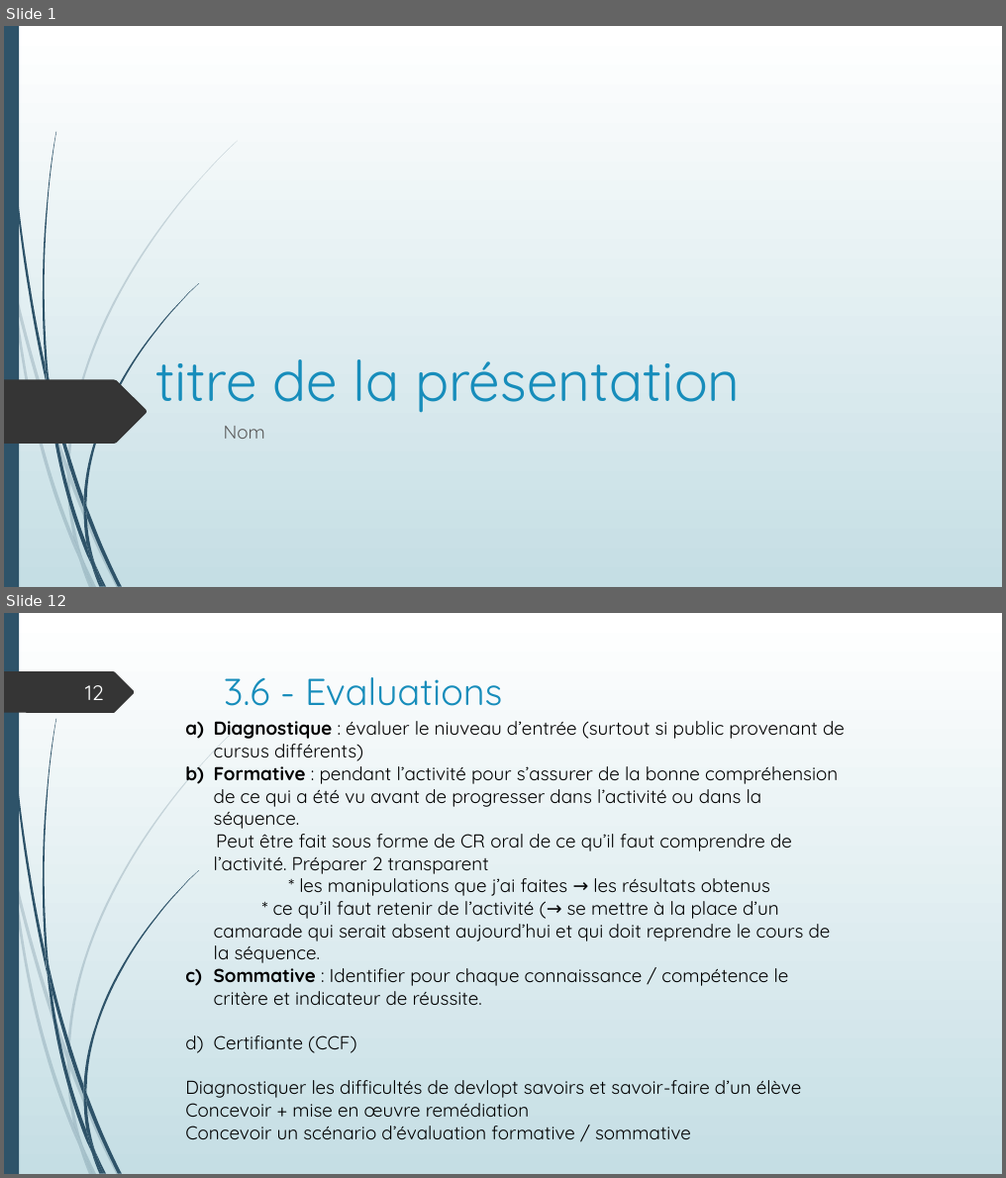
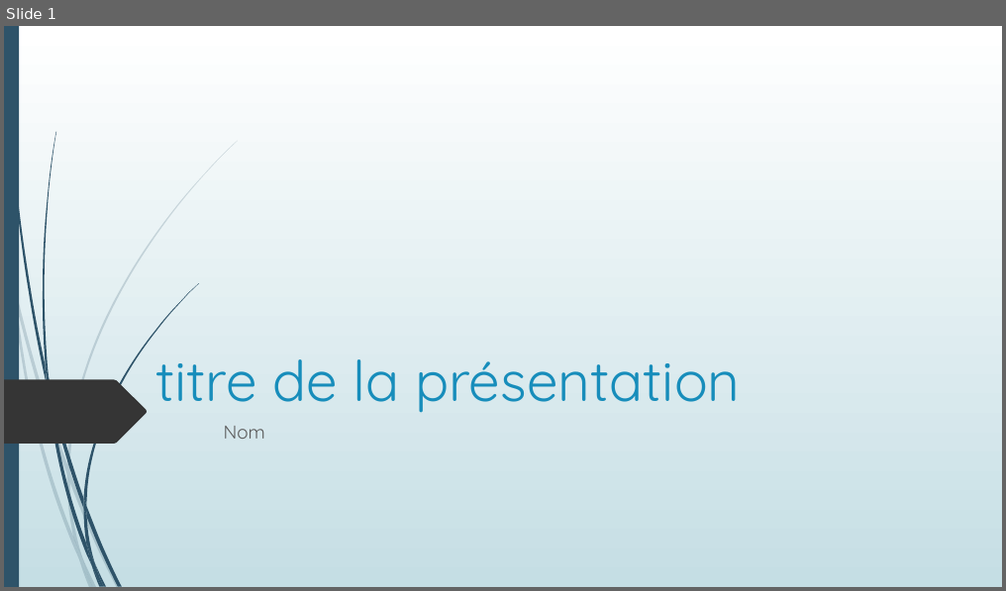
Before and after one commit to SdeuxiModeles/Modeles, a slide deck: N1.pptx. Shown one above the other, each under a label of ours: slides 1 and 12 before the commit, slide 1 after it; the slides between them are not shown. The pictures are 1006x1178 and 1006x591 pixels, drawn with LibreOffice and Linux fonts; fonts in the diff are those of the drawing. Boxes give left, top, right and bottom in pixels: in the first picture for what was removed or moved away, otherwise in the second. Text is boxed around its words. In the diff, an @@ line names an element or a change of style, - is before the commit and + after.

```diff
--- a/N1.pptx
+++ b/N1.pptx
@@ slide 12 removed at (4, 613, 1002, 1174), background gradient #FFFFFF to #C5DEE5; not listed: 23 template elements that a slide beside it also shows @@
@@ freeform shape removed at (4, 671, 135, 713) @@
@@ page number removed at (85, 685, 104, 700) @@
-12
@@ title removed at (224, 677, 502, 706) @@
-3.6 - Evaluations
@@ text removed at (185, 721, 845, 1140) @@
-a) Diagnostique : évaluer le niuveau d’entrée (surtout si public provenant de cursus différents)
-b) Formative : pendant l’activité pour s’assurer de la bonne compréhension de ce qui a été vu avant de progresser dans l’activité ou dans la séquence.
-Peut être fait sous forme de CR oral de ce qu’il faut comprendre de l’activité. Préparer 2 transparent
-* les manipulations que j’ai faites → les résultats obtenus
-* ce qu’il faut retenir de l’activité (→ se mettre à la place d’un camarade qui serait absent aujourd’hui et qui doit reprendre le cours de la séquence.
-c) Sommative : Identifier pour chaque connaissance / compétence le critère et indicateur de réussite.
-d) Certifiante (CCF)
-Diagnostiquer les difficultés de devlopt savoirs et savoir-faire d’un élève
-Concevoir + mise en œuvre remédiation
-Concevoir un scénario d’évaluation formative / sommative
```
Also in this commit, not shown: 1 slide changed, 7 slides added, 23 other slides removed.
